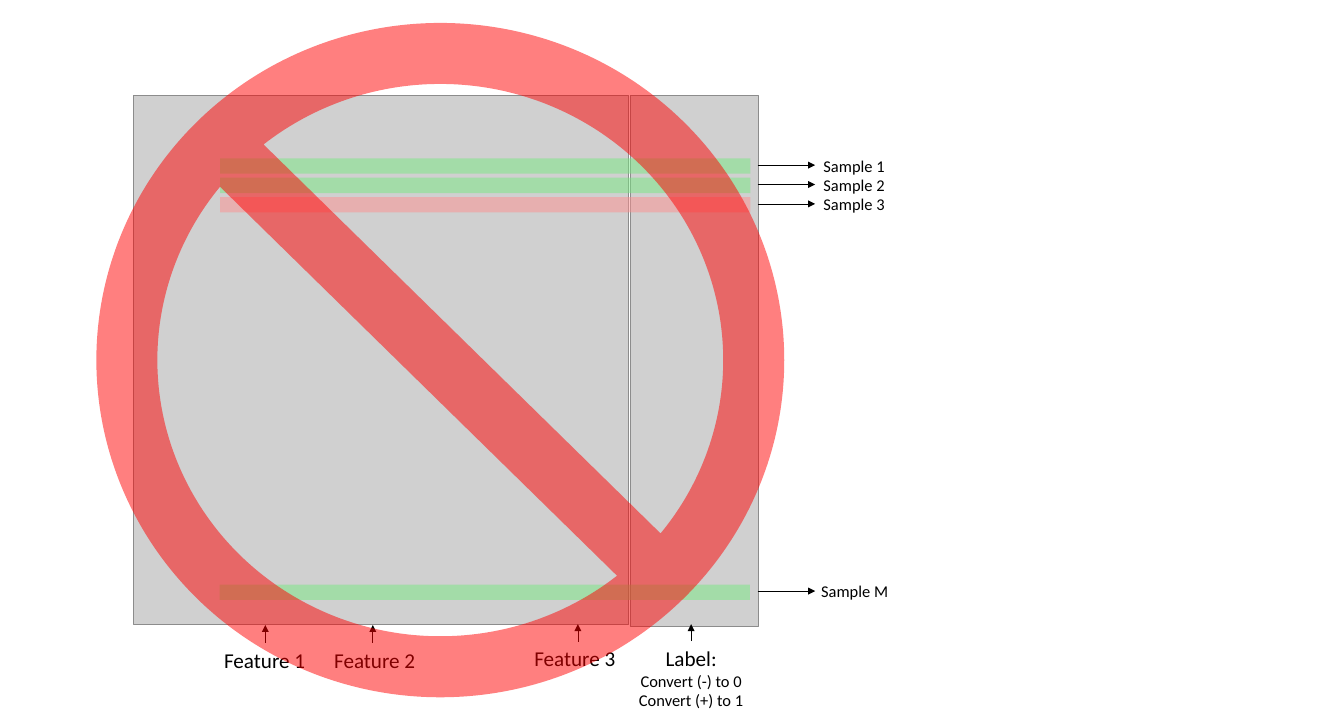
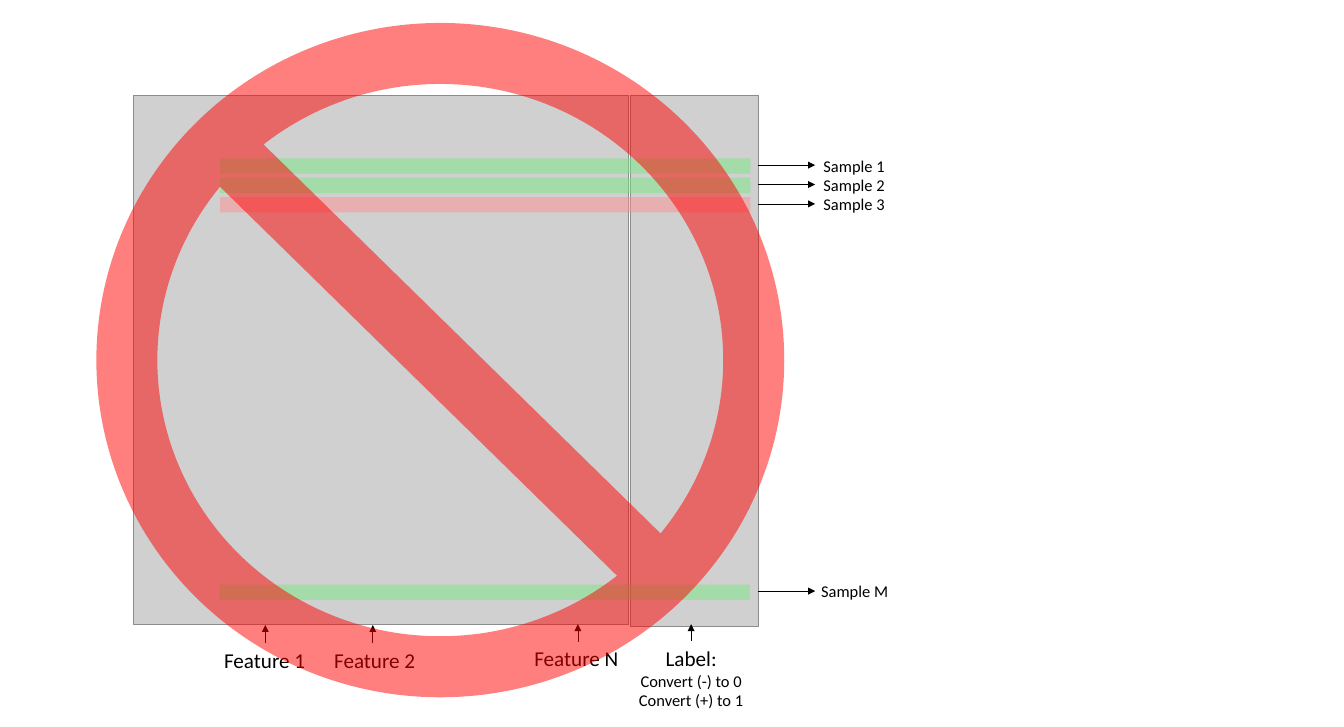
Before and after one commit to jameschanx/RNN_Stock_Trader, a slide deck: slide 3 of graphics.pptx. Drawn at 1344x727 pixels with LibreOffice and Linux fonts; fonts in the diff are those of the drawing; grey boxes stand for pictures. Boxes give left, top, right and bottom in pixels: in the first picture for what was removed or moved away, otherwise in the second. Text is boxed around its words. In the diff, an @@ line names an element or a change of style, - is before the commit and + after.

```diff
--- a/graphics.pptx
+++ b/graphics.pptx
@@ text at [534,648,619,672]: text changed @@
-Feature 3
+Feature N
```
Also in this commit, not shown: 2 other slides changed, 2 other files.
